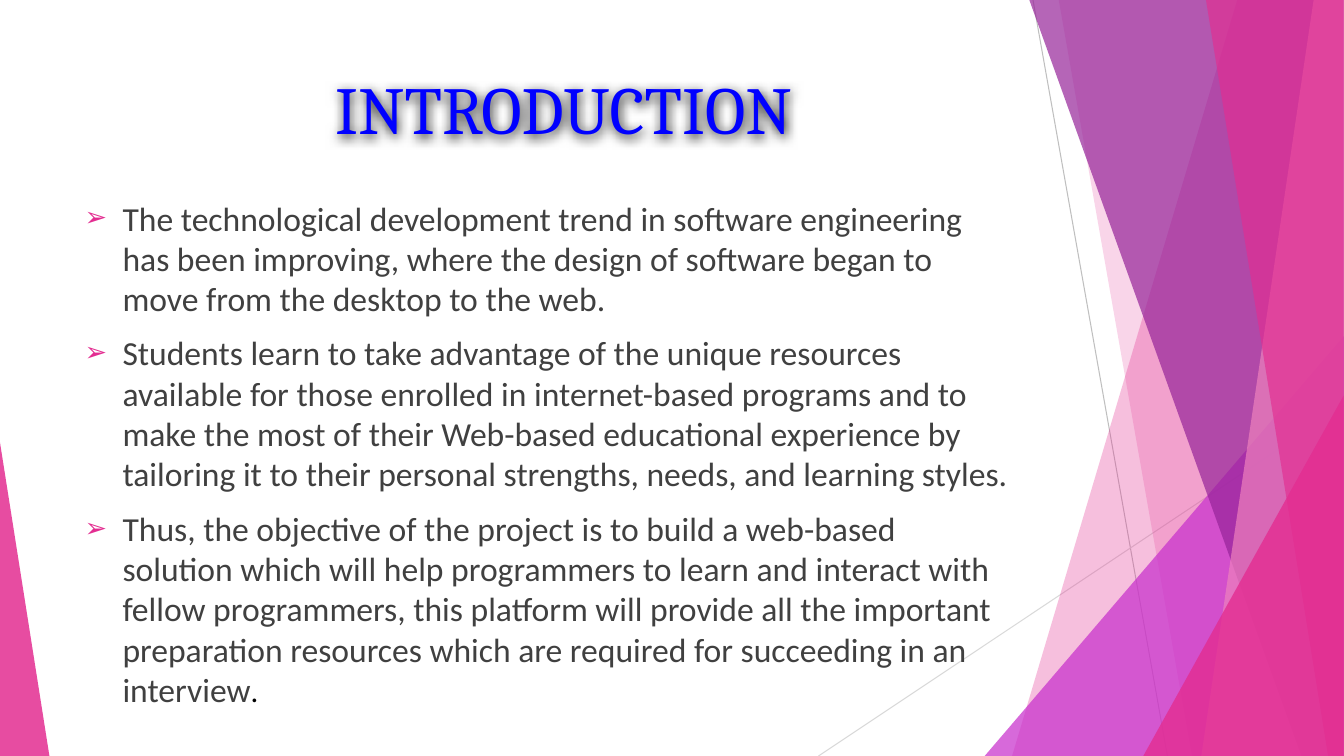
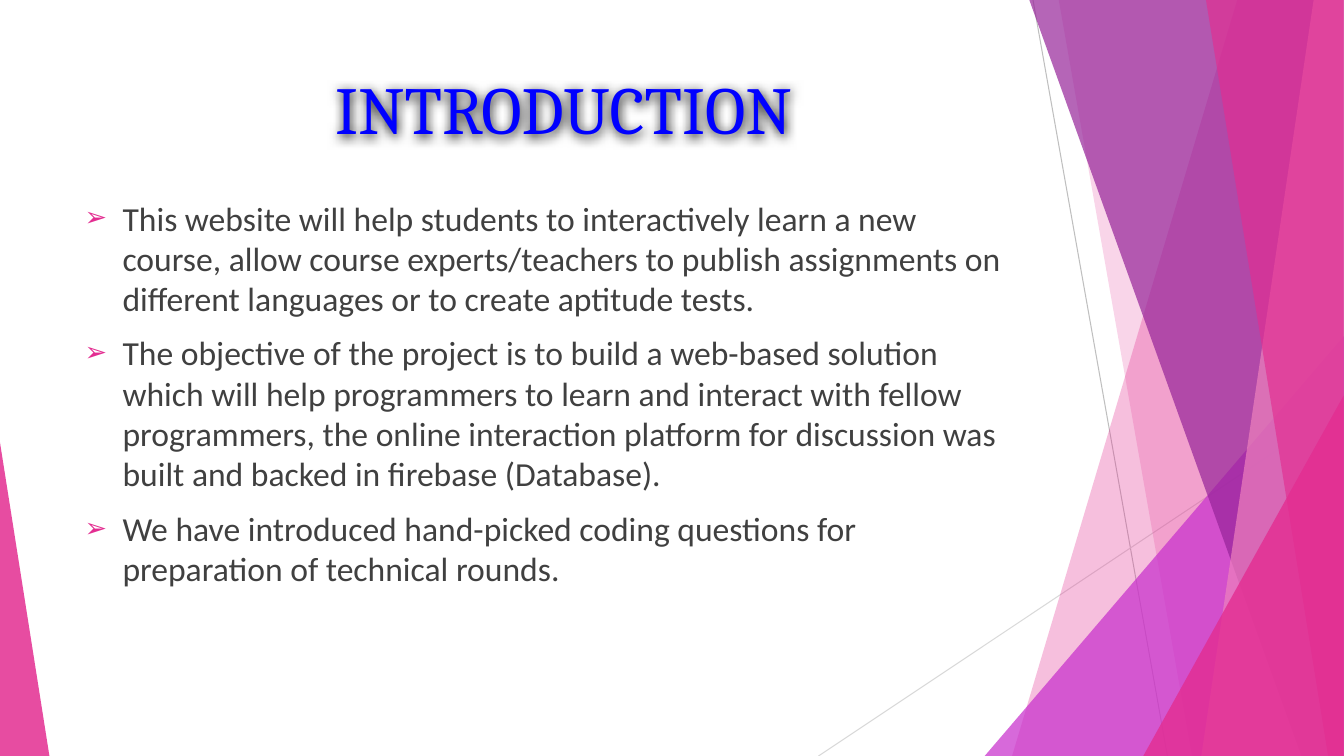
Before and after one commit to bobbychilami/CodeHustle, a slide deck: slide 7 of CodeHustle PPT.pptx. Drawn at 1344x756 pixels with LibreOffice and Linux fonts; fonts in the diff are those of the drawing. Boxes give left, top, right and bottom in pixels: in the first picture for what was removed or moved away, otherwise in the second. Text is boxed around its words. In the diff, an @@ line names an element or a change of style, - is before the commit and + after.

```diff
--- a/CodeHustle PPT.pptx
+++ b/CodeHustle PPT.pptx
@@ text at [123,207,1000,587]: text changed @@
-➢ The technological development trend in software engineering has been improving, where the design of software began to move from the desktop to the web.
-➢ Students learn to take advantage of the unique resources available for those enrolled in internet-based programs and to make the most of their Web-based educational experience by tailoring it to their personal strengths, needs, and learning styles.
-➢ Thus, the objective of the project is to build a web-based solution which will help programmers to learn and interact with fellow programmers, this platform will provide all the important preparation resources which are required for succeeding in an interview.
+➢ This website will help students to interactively learn a new course, allow course experts/teachers to publish assignments on different languages or to create aptitude tests.
+➢ The objective of the project is to build a web-based solution which will help programmers to learn and interact with fellow programmers, the online interaction platform for discussion was built and backed in firebase (Database).
+➢ We have introduced hand-picked coding questions for preparation of technical rounds.
```
Also in this commit, not shown: 1 other slide changed.
